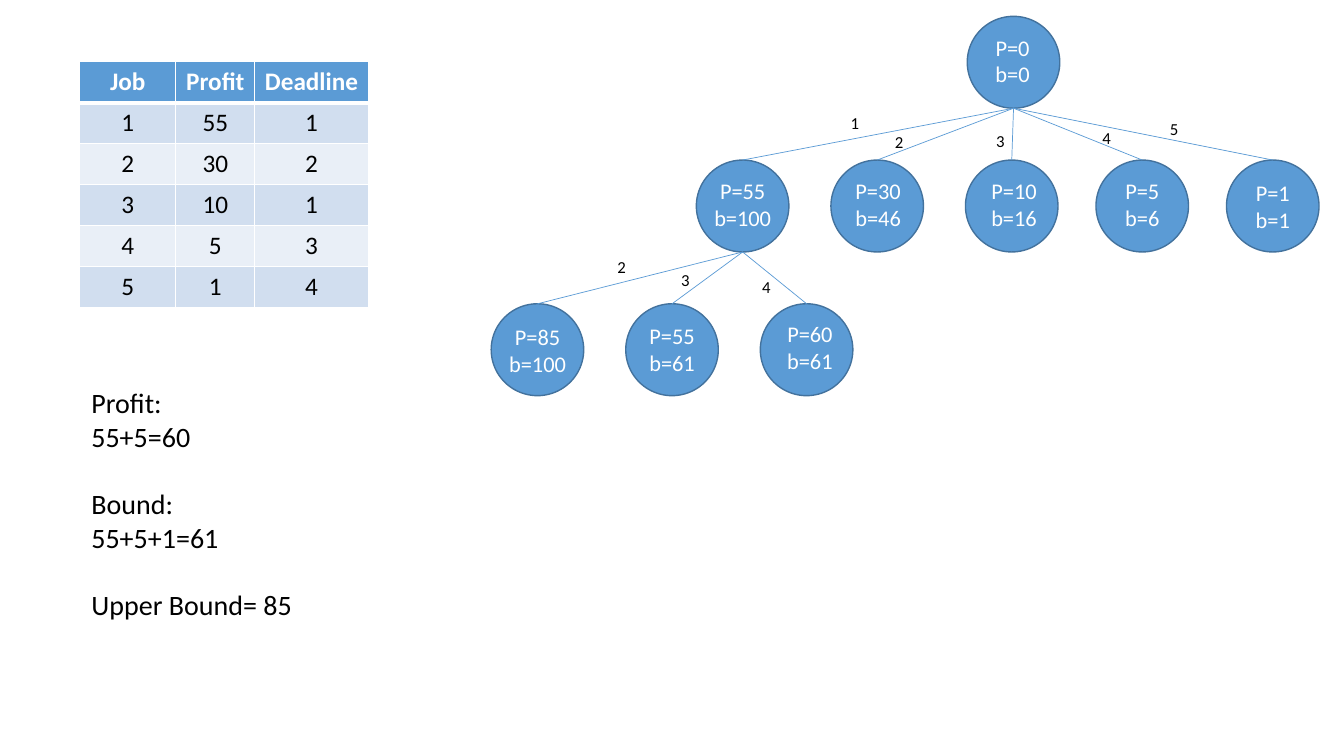
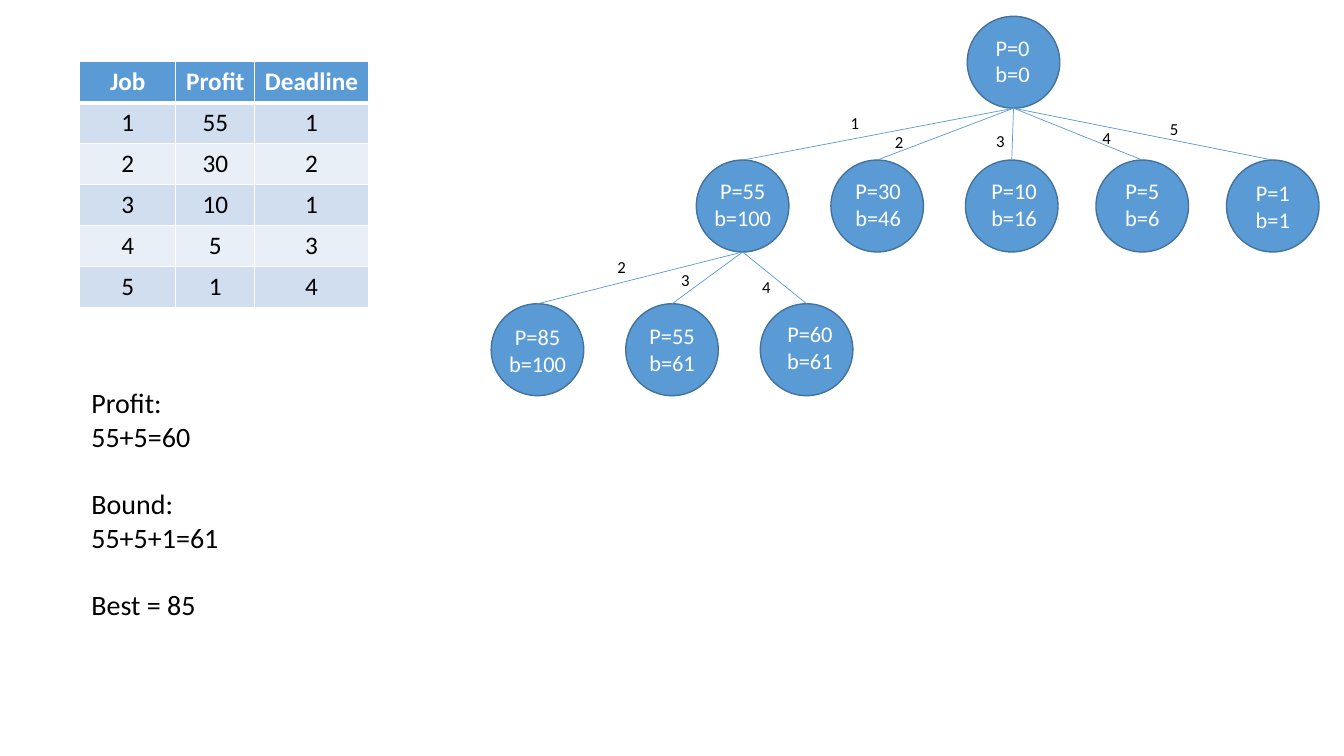
Before and after one commit to andy6804tw/Branch-and-bound, a slide deck: slide 8 of Job Scheduling/assignment/(M10759011)Branch-and_bound_Programming/demo-1.pptx. Drawn at 1344x756 pixels with LibreOffice and Linux fonts; fonts in the diff are those of the drawing. Boxes give left, top, right and bottom in pixels: in the first picture for what was removed or moved away, otherwise in the second. Text is boxed around its words. In the diff, an @@ line names an element or a change of style, - is before the commit and + after.

```diff
--- a/Job Scheduling/assignment/(M10759011)Branch-and_bound_Programming/demo-1.pptx
+++ b/Job Scheduling/assignment/(M10759011)Branch-and_bound_Programming/demo-1.pptx
@@ text at (91,393,218,616): text changed @@
-Profit:
-55+5=60
-Bound:
-55+5+1=61
-Upper Bound= 85
+Profit:
+55+5=60
+Bound:
+55+5+1=61
+Best = 85
```
Also in this commit, not shown: 12 other slides changed, 6 other files.
